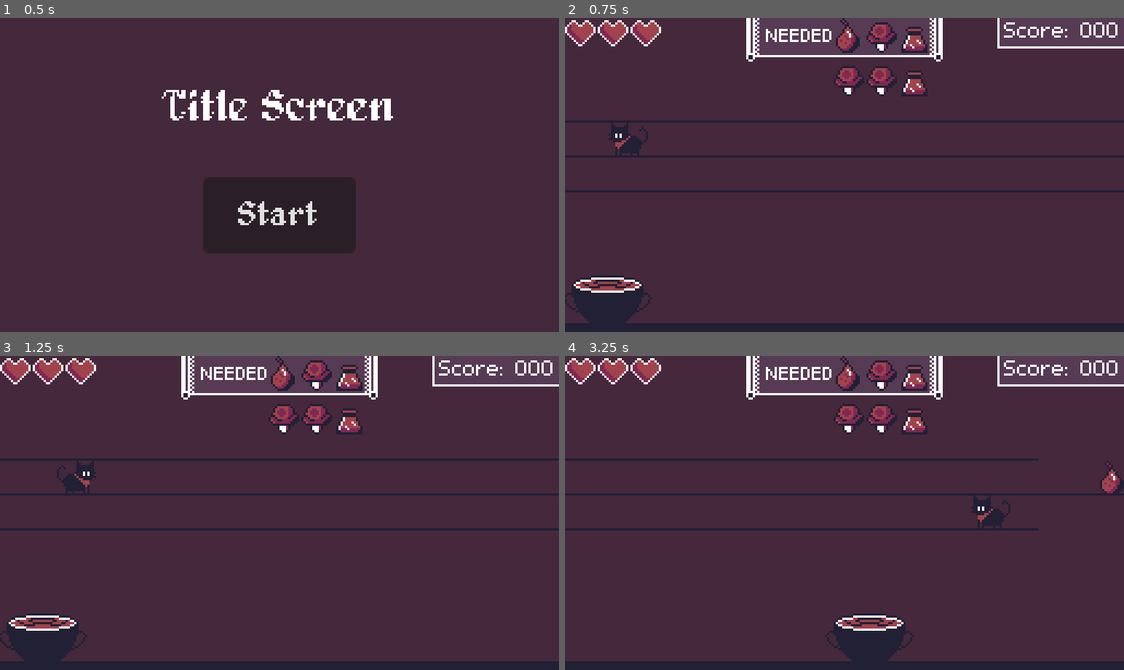
Above: before the commit, frames 1-4 (two rows, left to right).
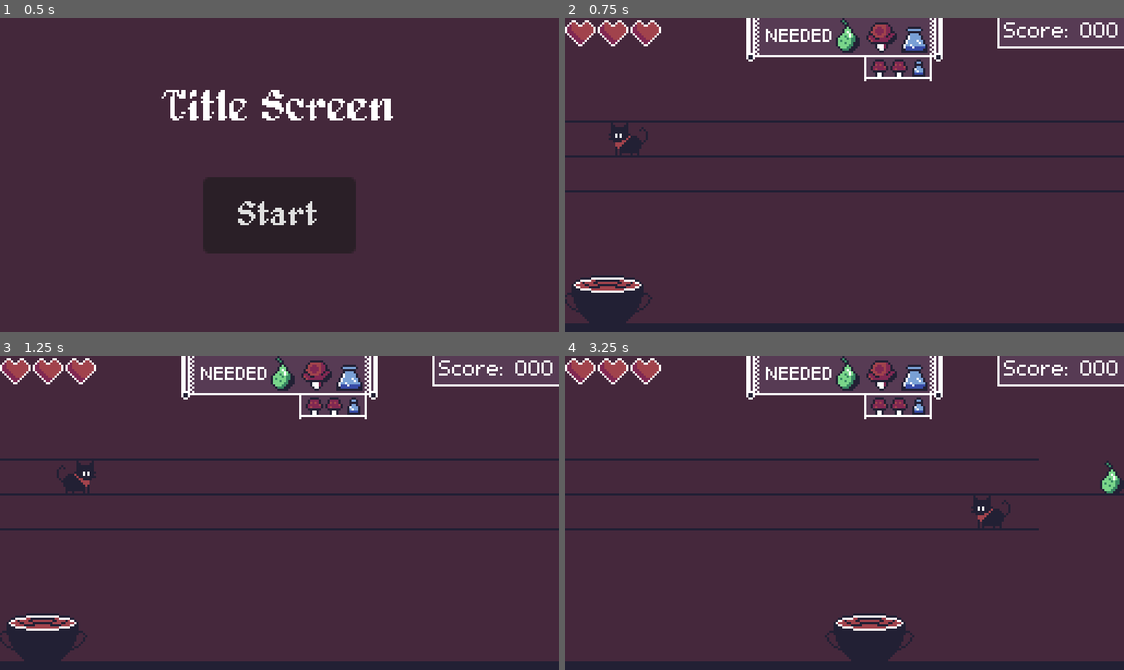
Above: after the commit, the same moments.

Repository: Bazooh/BlackCatJam
Game: Godot game, scene res://ui/menu.tscn
Same seed, same stepped clock (60 frames per second), same inputs: the game is played once before the commit and once after it.
Inputs:
- Up to frame 1 (0.5 s): no input
- Up to frame 2 (0.75 s): click "Start" at 0.5 s
- Up to frame 3 (1.25 s): no input
- Up to frame 4 (3.25 s): hold Right (right) 1.28-2.03 s; hold S (down) 2.03-2.78 s; hold Right (right) from 2.78 s (still down)

Frame 1 is identical in both runs. In frame 2, 1.6% of the frame differs, in the area x 48-66%, y 0-25%; in frame 3, 1.6%; in frame 4, 1.8%, in the area x 48-100%, y 0-44%.

Commit message:
next recipe icons

Diff:
--- a/ingredients/bottle.tscn
+++ b/ingredients/bottle.tscn
@@ -1,13 +1,14 @@
-[gd_scene load_steps=3 format=3 uid="uid://dia2iuqo4bthw"]
+[gd_scene load_steps=4 format=3 uid="uid://dia2iuqo4bthw"]
 
 [ext_resource type="PackedScene" uid="uid://dxim7lnrsikvr" path="res://entities/items/ingredient.tscn" id="1_o7786"]
 [ext_resource type="Texture2D" uid="uid://dhd4e4hp1ss21" path="res://art/Ingredients.png" id="2_eqoxa"]
+
+[sub_resource type="AtlasTexture" id="AtlasTexture_p4w1m"]
+atlas = ExtResource("2_eqoxa")
+region = Rect2(0, 16, 16, 16)
 
 [node name="Bottle" instance=ExtResource("1_o7786")]
 type = 1
 
 [node name="Sprite" parent="." index="0"]
-texture = ExtResource("2_eqoxa")
-hframes = 2
-vframes = 3
-frame = 2
+texture = SubResource("AtlasTexture_p4w1m")
--- a/ingredients/mushroom.tscn
+++ b/ingredients/mushroom.tscn
@@ -1,13 +1,14 @@
-[gd_scene load_steps=3 format=3 uid="uid://qip1sys6vkfu"]
+[gd_scene load_steps=4 format=3 uid="uid://qip1sys6vkfu"]
 
 [ext_resource type="PackedScene" uid="uid://dxim7lnrsikvr" path="res://entities/items/ingredient.tscn" id="1_01lf5"]
 [ext_resource type="Texture2D" uid="uid://dhd4e4hp1ss21" path="res://art/Ingredients.png" id="2_bsoye"]
+
+[sub_resource type="AtlasTexture" id="AtlasTexture_13cu5"]
+atlas = ExtResource("2_bsoye")
+region = Rect2(0, 32, 16, 16)
 
 [node name="Mushroom" instance=ExtResource("1_01lf5")]
 type = 2
 
 [node name="Sprite" parent="." index="0"]
-texture = ExtResource("2_bsoye")
-hframes = 2
-vframes = 3
-frame = 4
+texture = SubResource("AtlasTexture_13cu5")
--- a/ingredients/pear.tscn
+++ b/ingredients/pear.tscn
@@ -1,11 +1,13 @@
-[gd_scene load_steps=3 format=3 uid="uid://d35b68j76br4u"]
+[gd_scene load_steps=4 format=3 uid="uid://d35b68j76br4u"]
 
 [ext_resource type="PackedScene" uid="uid://dxim7lnrsikvr" path="res://entities/items/ingredient.tscn" id="1_6fi74"]
 [ext_resource type="Texture2D" uid="uid://dhd4e4hp1ss21" path="res://art/Ingredients.png" id="2_dk8uo"]
 
+[sub_resource type="AtlasTexture" id="AtlasTexture_i0cjt"]
+atlas = ExtResource("2_dk8uo")
+region = Rect2(0, 0, 16, 16)
+
 [node name="Pear" instance=ExtResource("1_6fi74")]
 
 [node name="Sprite" parent="." index="0"]
-texture = ExtResource("2_dk8uo")
-hframes = 2
-vframes = 3
+texture = SubResource("AtlasTexture_i0cjt")
--- a/level/level.tscn
+++ b/level/level.tscn
@@ -46,13 +46,6 @@
 offset_right = 54.0
 offset_bottom = 14.0
 
-[node name="GameOver" parent="UI" instance=ExtResource("7_nc0dy")]
-visible = false
-layout_mode = 1
-
-[node name="Pause" parent="UI" instance=ExtResource("8_xqhhv")]
-layout_mode = 1
-
 [node name="Score" parent="UI" instance=ExtResource("9_pk0c4")]
 layout_mode = 1
 anchors_preset = 1
@@ -64,6 +57,13 @@
 script = ExtResource("10_ijkxw")
 digits = 3
 
+[node name="GameOver" parent="UI" instance=ExtResource("7_nc0dy")]
+visible = false
+layout_mode = 1
+
+[node name="Pause" parent="UI" instance=ExtResource("8_xqhhv")]
+layout_mode = 1
+
 [connection signal="no_platform" from="Cat" to="Witch" method="_on_cat_no_platform"]
 [connection signal="on_game_over" from="Witch" to="UI/GameOver" method="_on_witch_on_game_over"]
 [connection signal="on_lives_update" from="Witch" to="UI/Lives" method="_on_witch_on_lives_update"]
--- a/ui/recipe.gd
+++ b/ui/recipe.gd
@@ -1,14 +1,19 @@
 class_name Recipe extends TextureRect
 
+@export var show_next := true
 
 @onready var ingredientBox: HBoxContainer = $Ingredients
 @onready var nextIngredientBox: HBoxContainer = $NextIngredients
+@onready var next: TextureRect = $Next
 
 var ingredients: Array[TextureRect] = []
 var next_ingredients: Array[TextureRect] = []
 
 
 func _ready():
+	next.visible = show_next;
+	nextIngredientBox.visible = show_next;
+
 	for child in ingredientBox.get_children():
 		if child is TextureRect:
 			ingredients.append(child as TextureRect)
@@ -39,7 +44,7 @@
 		var next_recipe_texture = next_ingredients[i].texture as AtlasTexture
 		if i < next_recipe.size():
 			next_recipe_texture.region.position.y = next_recipe_texture.region.size.y * int(next_recipe[i])
-			next_recipe_texture.region.position.x = 0
+			next_recipe_texture.region.position.x = next_recipe_texture.region.size.x * 2
 
 
 func _on_witch_on_recipe_update(recipe: Array[Ingredient.Type], collected: Array[bool], next_recipe: Array[Ingredient.Type]):
--- a/ui/recipe.tscn
+++ b/ui/recipe.tscn
@@ -1,8 +1,9 @@
-[gd_scene load_steps=10 format=3 uid="uid://7vqh7xmpflq7"]
+[gd_scene load_steps=11 format=3 uid="uid://7vqh7xmpflq7"]
 
 [ext_resource type="Texture2D" uid="uid://bb0wtwggmjbsc" path="res://art/ui/Needed.png" id="1_dubag"]
 [ext_resource type="Texture2D" uid="uid://dhd4e4hp1ss21" path="res://art/Ingredients.png" id="2_3idwu"]
 [ext_resource type="Script" path="res://ui/recipe.gd" id="2_cmdqx"]
+[ext_resource type="Texture2D" uid="uid://bk71bwpfcau3x" path="res://art/ui/Next.png" id="3_8cn6h"]
 
 [sub_resource type="AtlasTexture" id="AtlasTexture_6s1jq"]
 atlas = ExtResource("2_3idwu")
@@ -18,15 +19,15 @@
 
 [sub_resource type="AtlasTexture" id="AtlasTexture_friv4"]
 atlas = ExtResource("2_3idwu")
-region = Rect2(2.08165e-12, 2.08165e-12, 16, 16)
+region = Rect2(32, 0, 16, 16)
 
 [sub_resource type="AtlasTexture" id="AtlasTexture_3i3ii"]
 atlas = ExtResource("2_3idwu")
-region = Rect2(2.08165e-12, 2.08165e-12, 16, 16)
+region = Rect2(32, 0, 16, 16)
 
 [sub_resource type="AtlasTexture" id="AtlasTexture_r4o4e"]
 atlas = ExtResource("2_3idwu")
-region = Rect2(2.08165e-12, 2.08165e-12, 16, 16)
+region = Rect2(32, 0, 16, 16)
 
 [node name="Recipe" type="TextureRect"]
 anchors_preset = 5
@@ -39,6 +40,15 @@
 texture = ExtResource("1_dubag")
 stretch_mode = 2
 script = ExtResource("2_cmdqx")
+
+[node name="Next" type="TextureRect" parent="."]
+layout_mode = 0
+offset_left = 54.0
+offset_top = 18.0
+offset_right = 94.0
+offset_bottom = 58.0
+texture = ExtResource("3_8cn6h")
+stretch_mode = 2
 
 [node name="Ingredients" type="HBoxContainer" parent="."]
 layout_direction = 2
@@ -66,11 +76,11 @@
 [node name="NextIngredients" type="HBoxContainer" parent="."]
 layout_direction = 2
 layout_mode = 0
-offset_left = 39.0
-offset_top = 20.0
-offset_right = 85.0
-offset_bottom = 37.0
-theme_override_constants/separation = -1
+offset_left = 53.0
+offset_top = 15.0
+offset_right = 87.0
+offset_bottom = 31.0
+theme_override_constants/separation = -7
 
 [node name="Ingredient1" type="TextureRect" parent="NextIngredients"]
 layout_mode = 2
Binary file changed: art/Ingredients.png
Binary file removed: art/ui/Next.aseprite
Binary file added: art/ui/Next.png
Not shown, added: art/ui/Next.png.import
